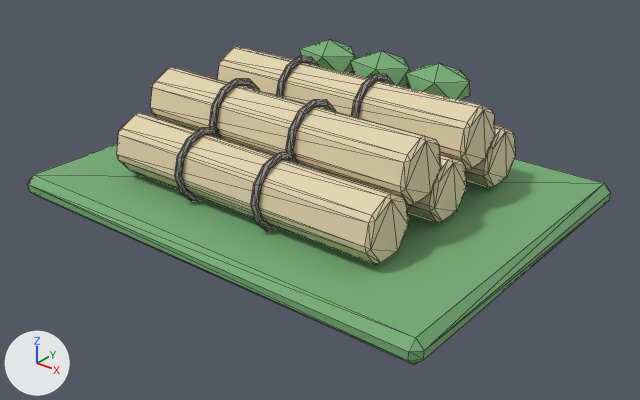
An edit to the glTF model public/assets/harthmere/glb/gathering_nodes/old_wood_birch_grove/old_wood_birch_grove.glb, drawn before and after from the same camera.
The view is the same before and after, from a 50 mm lens placed at (2.57, -3.18, 1.98), pointed at (0.1, -0.09, 0.06). The lights are fixed; the arrows at lower left show +X, +Y and +Z. The first picture is the older version. Mesh edges are drawn as thin lines. Vertices at exactly the same position are counted once.
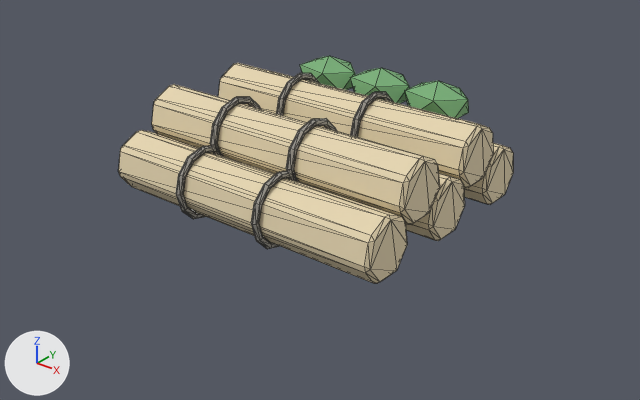
Patch to the scene script:
```diff
--- a/public/assets/harthmere/glb/gathering_nodes/old_wood_birch_grove/old_wood_birch_grove.glb.py
+++ b/public/assets/harthmere/glb/gathering_nodes/old_wood_birch_grove/old_wood_birch_grove.glb.py
@@ me_mesh_0 @@
 # used by ob_mesh_0; location = (-1.2, 0.9, 0.0); scale = (0.000146, 0.000146, 0.000146)
-me_mesh_0.from_pydata(...)  # 990 vertices, 1944 faces; spans x 0.0..16383.0, y -12287.0..0.0, z 0.0..4505.0
+me_mesh_0.from_pydata(...)  # 966 vertices, 1900 faces; spans x 0.0..16383.0, y -14131.0..0.0, z 0.0..5965.0
+# me_mesh_0 part 1: the loose piece of 72 vertices spanning x 6037.0..6250.0, y -10704.0..-8137.0, z 628.0..3195.0 is multiplied about its middle by the matrix ((1.54, 0.0, 0.0), (0.0, 1.538, 0.0), (0.0, 0.0, 1.538)), then moved by (-1103.0, -2737.0, 63.0)
+# me_mesh_0 part 2: the loose piece of 72 vertices spanning x 9314.0..9527.0, y -10704.0..-8137.0, z 628.0..3195.0 is multiplied about its middle by the matrix ((1.54, 0.0, 0.0), (0.0, 1.538, 0.0), (0.0, 0.0, 1.538)), then moved by (662.0, -2737.0, 63.0)
+# me_mesh_0 part 3: a new loose piece, an icosphere of 20 faces spanning x 2637.0..6394.0, y -2680.0..0.0, z 3655.0..5965.0, in mat_old_wood_birch_grove_green (green #76ad76)
+# me_mesh_0 part 4: a new loose piece, an icosphere of 20 faces spanning x 6313.0..10070.0, y -2680.0..0.0, z 3655.0..5965.0, in mat_old_wood_birch_grove_green (green #76ad76)
+# me_mesh_0 part 5: a new loose piece, an icosphere of 20 faces spanning x 9989.0..13746.0, y -2680.0..0.0, z 3655.0..5965.0, in mat_old_wood_birch_grove_green (green #76ad76)
+# me_mesh_0 part 6: the loose piece of 42 vertices spanning x 2867.0..13516.0, y -5543.0..-3468.0, z 2156.0..4179.0 is rebuilt with 42 vertices and now spans x 0.0..16383.0, y -6192.0..-2999.0, z 2351.0..5463.0
+# me_mesh_0 part 7: the loose piece of 42 vertices spanning x 2867.0..13516.0, y -3904.0..-1830.0, z 927.0..2950.0 is rebuilt with 42 vertices and now spans x 0.0..16383.0, y -3671.0..-479.0, z 460.0..3573.0
+# me_mesh_0 part 8: the loose piece of 42 vertices spanning x 2867.0..13516.0, y -7181.0..-5106.0, z 927.0..2950.0 is rebuilt with 42 vertices and now spans x 0.0..16383.0, y -8712.0..-5520.0, z 460.0..3573.0
+# me_mesh_0 part 9: a new loose piece of 72 vertices spanning x 4877.0..5205.0, y -11611.0..-7662.0, z 1890.0..5839.0, in mat_old_wood_birch_grove_dark (grey #9b9890)
+# me_mesh_0 part 10: a new loose piece of 72 vertices spanning x 9918.0..10246.0, y -11611.0..-7662.0, z 1890.0..5839.0, in mat_old_wood_birch_grove_dark (grey #9b9890)
+# me_mesh_0 part 11: a new loose piece of 72 vertices spanning x 4877.0..5205.0, y -6570.0..-2621.0, z 1890.0..5839.0, in mat_old_wood_birch_grove_dark (grey #9b9890)
+# me_mesh_0 part 12: a new loose piece of 72 vertices spanning x 9918.0..10246.0, y -6570.0..-2621.0, z 1890.0..5839.0, in mat_old_wood_birch_grove_dark (grey #9b9890)
+# me_mesh_0 part 13: a new loose piece of 42 vertices spanning x 0.0..16383.0, y -13753.0..-10561.0, z 460.0..3573.0, in mat_old_wood_birch_grove_paper (beige #e5d4af)
+# me_mesh_0 part 14: a new loose piece of 42 vertices spanning x 0.0..16383.0, y -11233.0..-8040.0, z 2351.0..5463.0, in mat_old_wood_birch_grove_paper (beige #e5d4af)
+# me_mesh_0 part 15: 7 loose pieces with 444 vertices, spanning x 6037.0..9527.0, y -9065.0..-1518.0, z 628.0..4505.0, are deleted
+# me_mesh_0 part 16: 132 vertices removed from x 0.0..16383.0, y -12287.0..0.0, z 0.0..4505.0
+# other edits to the shape of me_mesh_0 do not show in these pictures
 me_mesh_0.materials.append(mat_old_wood_birch_grove_dark)
@@ ob_mesh_0 @@
 ob_mesh_0 = bpy.data.objects.new('Mesh_0', me_mesh_0)
-ob_mesh_0.location = (-1.2, 0.9, 0.0)
-ob_mesh_0.scale = (0.000146, 0.000146, 0.000146)
+ob_mesh_0.location = (-0.78, 0.678, 0.0)
+ob_mesh_0.scale = (0.0000952, 0.0000952, 0.0000952)
```

Boxes (x1, y1, x2, y2) around the edits, measured in the pictures (640 x 400 px; the box of a moved part takes in the faces that stretch with it):
'Mesh_0', reshaped, moved, rescaled (32% narrower, 30% shorter): before (28, 39, 611, 364); after (119, 56, 513, 283)
part 1 of me_mesh_0, moved or reshaped: before (174, 128, 222, 202); after (176, 146, 223, 219)
part 2 of me_mesh_0, moved or reshaped: before (250, 152, 299, 231); after (251, 171, 298, 249)
part 3 of me_mesh_0, added (green): after (300, 56, 355, 90)
part 4 of me_mesh_0, added (green): after (350, 68, 409, 104)
part 5 of me_mesh_0, added (green): after (405, 81, 469, 118)
part 6 of me_mesh_0, rebuilt: before (218, 47, 495, 170); after (218, 63, 493, 188)
part 7 of me_mesh_0, rebuilt: before (465, 125, 515, 188); after (464, 143, 513, 205)
part 8 of me_mesh_0, rebuilt: before (406, 155, 466, 223); after (405, 173, 465, 241)
part 9 of me_mesh_0, added: after (210, 97, 261, 155)
part 10 of me_mesh_0, added: after (286, 118, 337, 181)
part 11 of me_mesh_0, added: after (276, 73, 319, 115)
part 12 of me_mesh_0, added: after (350, 92, 393, 137)
part 13 of me_mesh_0, added (beige): after (119, 130, 407, 283)
part 14 of me_mesh_0, added (beige): after (152, 84, 440, 225)
part 15 of me_mesh_0, deleted: before (209, 51, 410, 162)
part 16 of me_mesh_0, deleted: before (28, 39, 611, 364)
